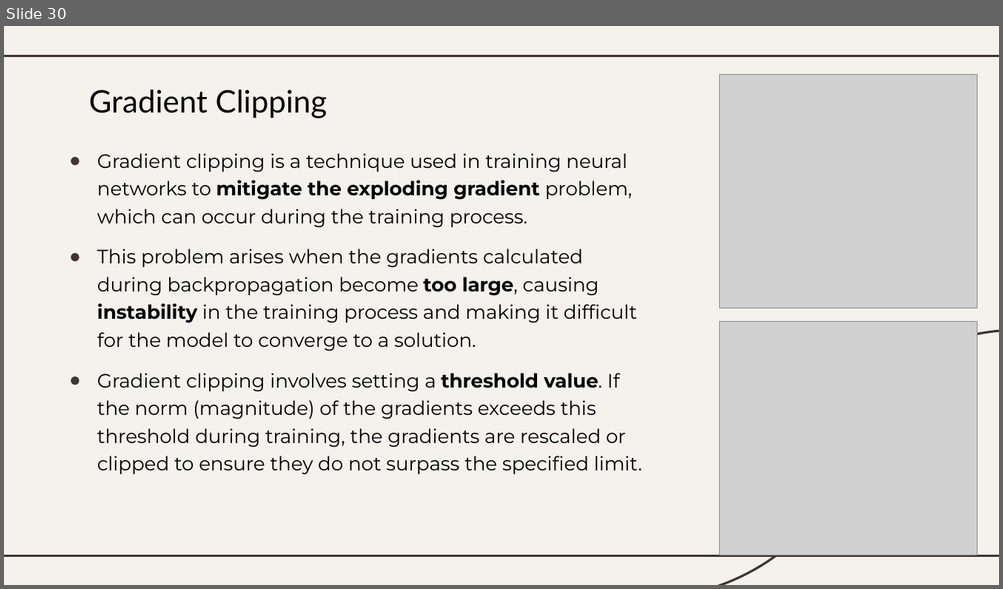
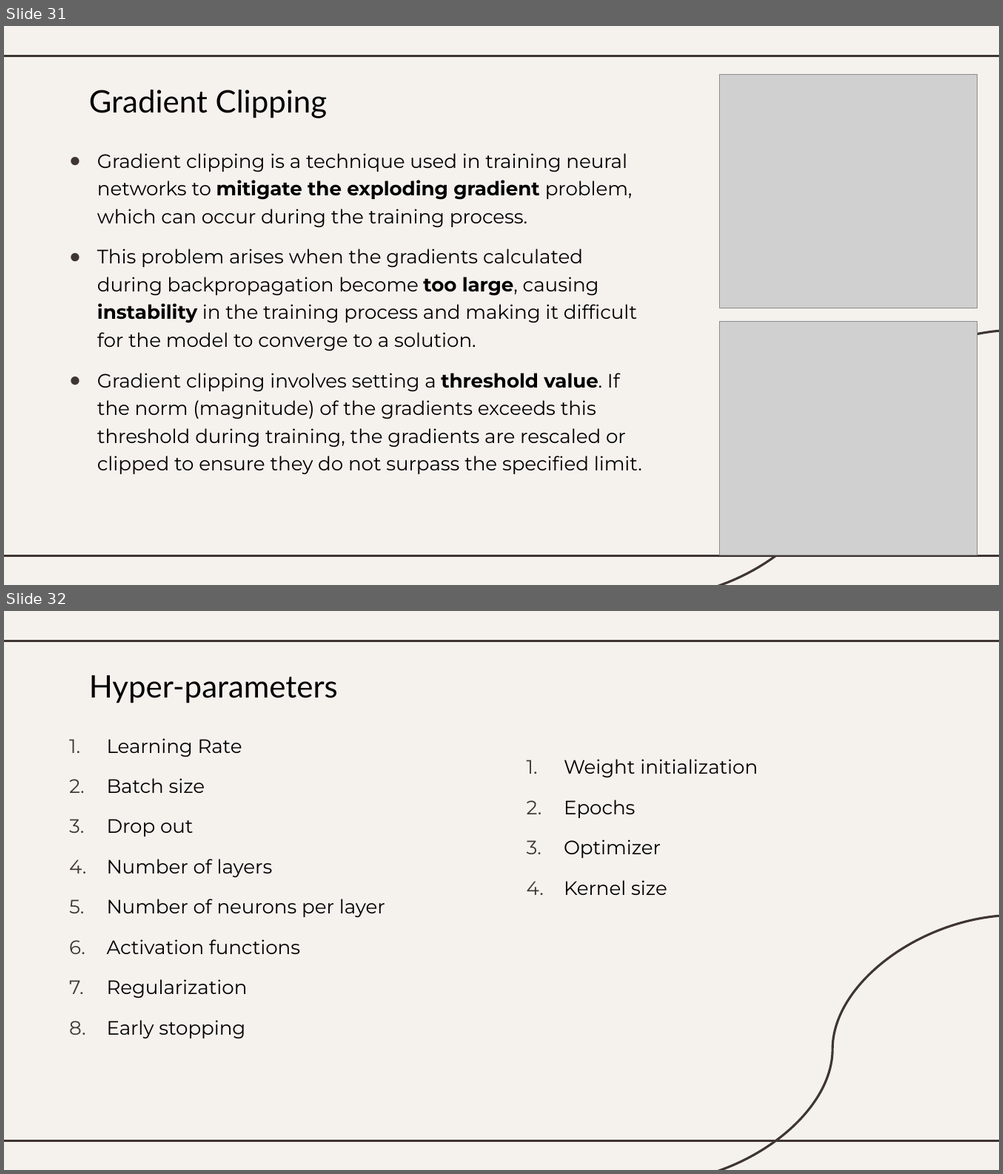
Before and after one commit to ashabilash/Data-Science-Preparation-Guide, a slide deck: slides/Machine Learning Concepts.pptx. Shown one above the other, each under a label of ours: slide 30 before the commit, slides 31 and 32 after it. The pictures are 1003x589 and 1003x1174 pixels, drawn with LibreOffice and Linux fonts; fonts in the diff are those of the drawing; grey boxes stand for pictures. Boxes give left, top, right and bottom in pixels: in the first picture for what was removed or moved away, otherwise in the second. Text is boxed around its words. In the diff, an @@ line names an element or a change of style, - is before the commit and + after.

```diff
--- a/slides/Machine Learning Concepts.pptx
+++ b/slides/Machine Learning Concepts.pptx
@@ slide 32 added at [4,611,999,1170], background #F5F2EE; not listed: 3 template elements that a slide beside it also shows @@
@@ title added at [89,675,338,703], 30 pt, text #000000 @@
+Hyper-parameters
@@ subtitle added at [107,738,385,1039], 18.7 pt, text #000000 @@
+1. Learning Rate
+2. Batch size
+3. Drop out
+4. Number of layers
+5. Number of neurons per layer
+6. Activation functions
+7. Regularization
+8. Early stopping
@@ text added at [563,759,757,895], 18.7 pt, text #000000 @@
+1. Weight initialization
+2. Epochs
+3. Optimizer
+4. Kernel size
@@ what was slide 30 is now slide 31 @@
```
Also in this commit, not shown: 5 other slides added, 21 other files.
